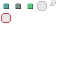
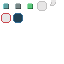
The second 64x64 image is a revision of the first. Changes to its layers:
painted on "Background" over [left=13, top=13, right=23, bottom=23]
